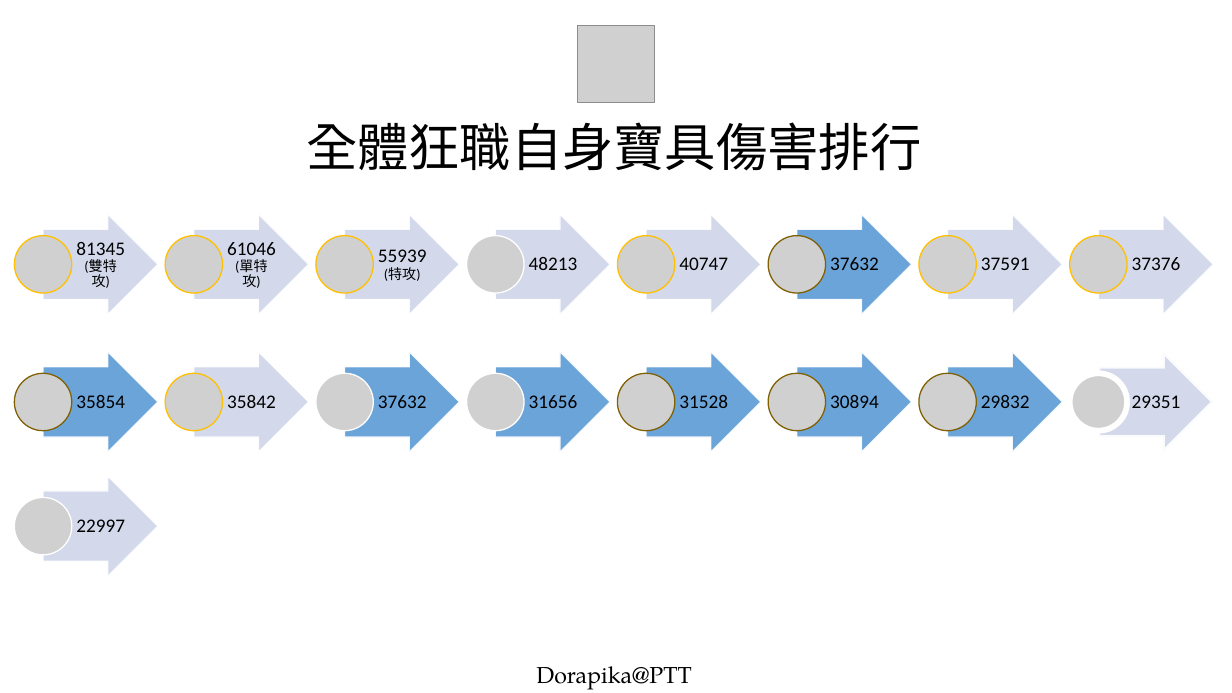
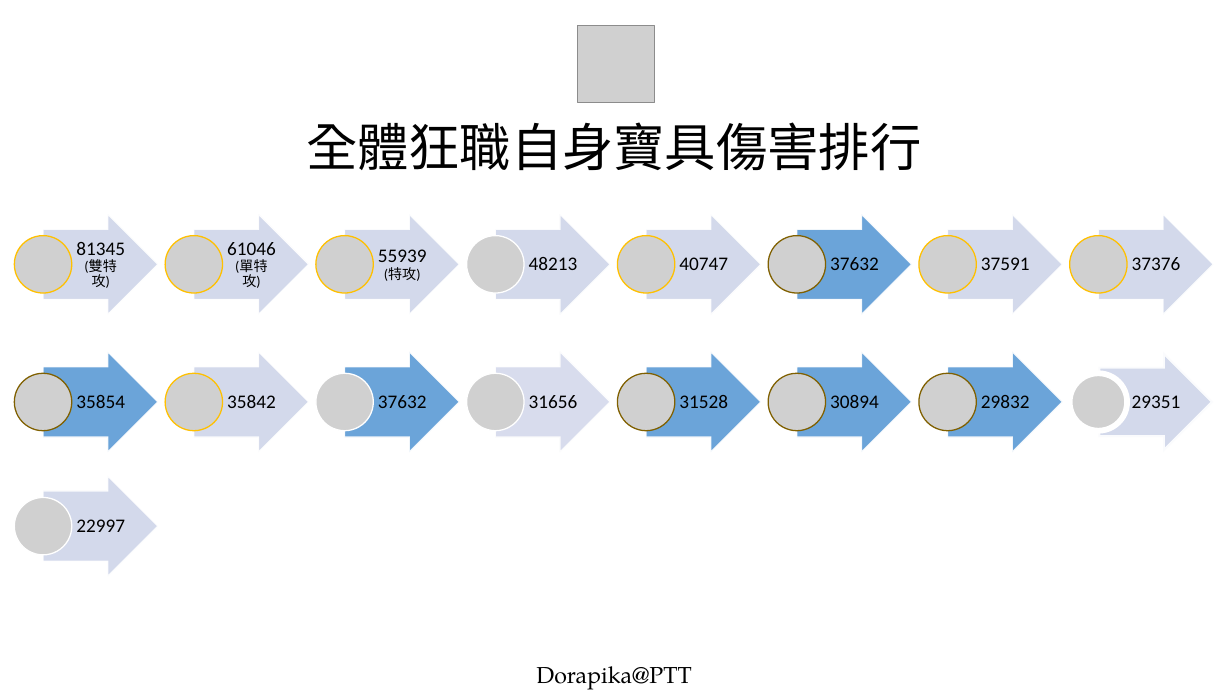
Before and after one commit to dorapika/imgur, a slide deck: slide 1 of NP_damage/berserker.pptx. Drawn at 1232x693 pixels with LibreOffice and Linux fonts; fonts in the diff are those of the drawing; grey boxes stand for pictures; background and template pictures are left out. Boxes give left, top, right and bottom in pixels: in the first picture for what was removed or moved away, otherwise in the second. Text is boxed around its words. In the diff, an @@ line names an element or a change of style, - is before the commit and + after.

```diff
--- a/NP_damage/berserker.pptx
+++ b/NP_damage/berserker.pptx
@@ right arrow at <box>495,352,610,453</box>: fill #5B9BD5 at 90% opacity to #D4D9EC at 90% opacity @@
```
Also in this commit, not shown: 1 slide added, 1 other file.
